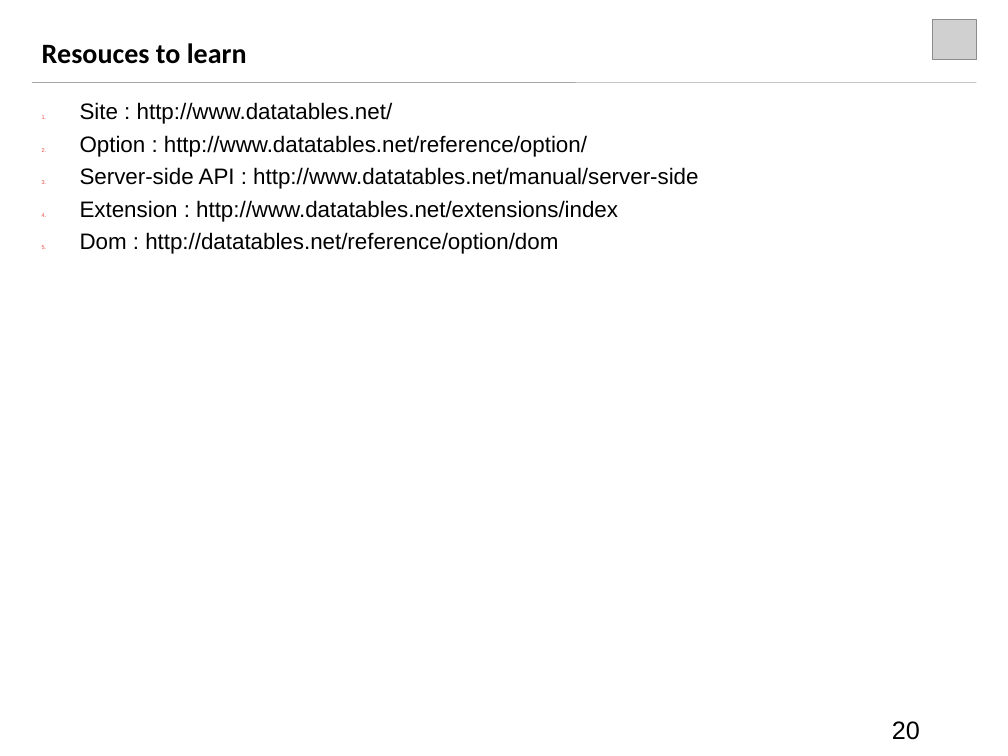
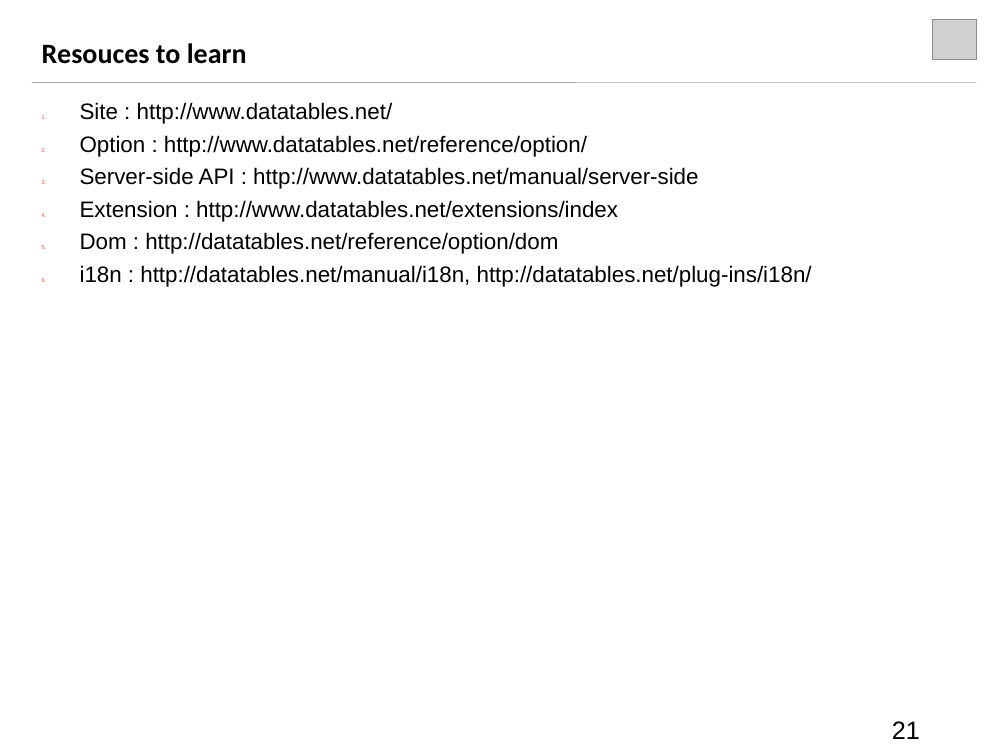
Before and after one commit to roostinghawk/datatables-demo, a slide deck: slide 21 of doc/ppt/DataTables_Introductioin.ppt (slide 20 before the commit). Drawn at 1008x756 pixels with LibreOffice and Linux fonts; fonts in the diff are those of the drawing; grey boxes stand for pictures. Boxes give left, top, right and bottom in pixels: in the first picture for what was removed or moved away, otherwise in the second. Text is boxed around its words. In the diff, an @@ line names an element or a change of style, - is before the commit and + after.

```diff
--- a/doc/ppt/DataTables_Introductioin.ppt
+++ b/doc/ppt/DataTables_Introductioin.ppt
@@ text at bbox=[80, 265, 812, 287]: paragraph added @@
+6. i18n : http://datatables.net/manual/i18n, http://datatables.net/plug-ins/i18n/
@@ page number at bbox=[892, 721, 920, 739]: text changed @@
-20
+21
```
Also in this commit, not shown: 1 other slide changed, 1 slide added, 9 other files.
